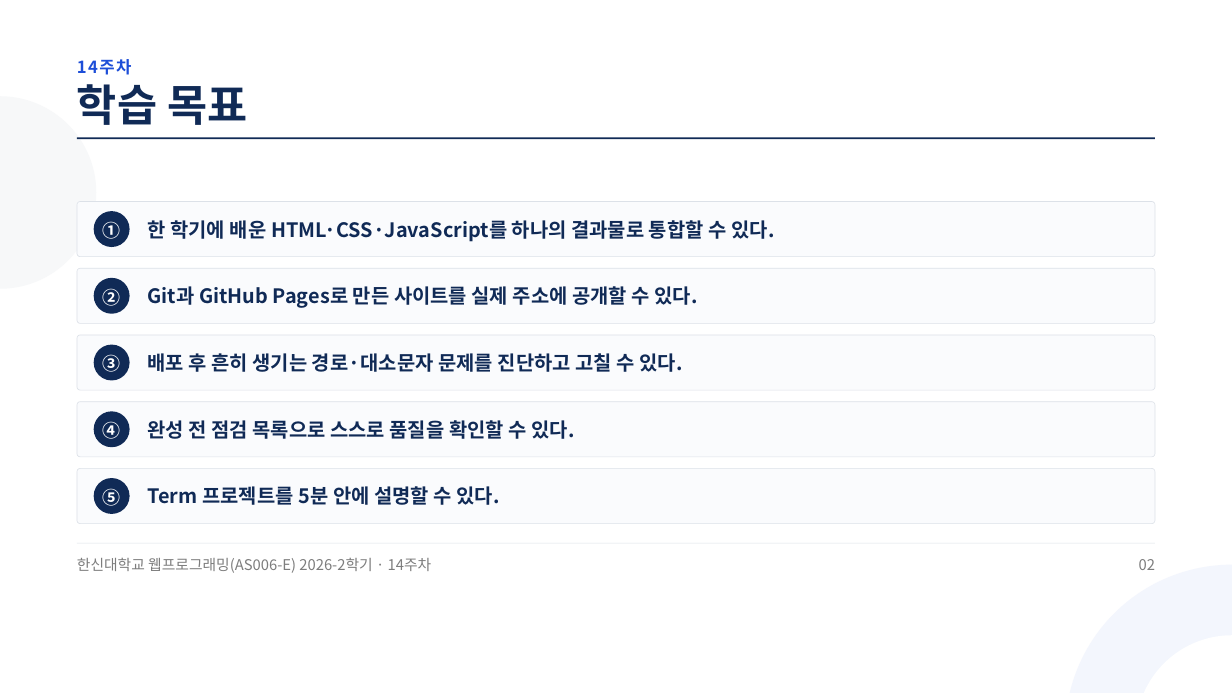
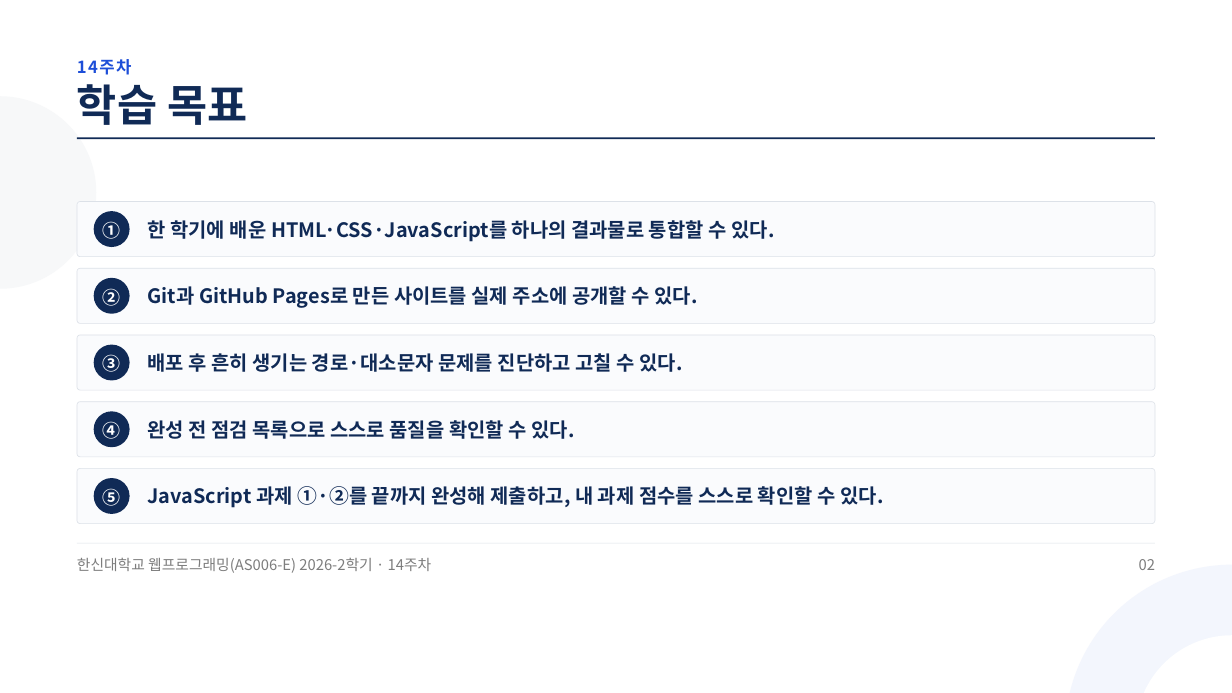
Before and after one commit to jungaistar/materials, a slide deck: slide 2 of hs-web/W14_종합_정리_및_과제_평가.pptx. Drawn at 1232x693 pixels with LibreOffice and Linux fonts; fonts in the diff are those of the drawing. Boxes give left, top, right and bottom in pixels: in the first picture for what was removed or moved away, otherwise in the second. Text is boxed around its words. In the diff, an @@ line names an element or a change of style, - is before the commit and + after.

Commit message:
hs-web 슬라이드 다시 굽기: W14_종합_정리_및_과제_평가.pptx (14주차 JS 과제 마무리 · 15주차 온라인 기말)

```diff
--- a/hs-web/W14_종합_정리_및_과제_평가.pptx
+++ b/hs-web/W14_종합_정리_및_과제_평가.pptx
@@ text at <box>148,486,884,508</box>: text changed @@
-Term 프로젝트를 5분 안에 설명할 수 있다.
+JavaScript 과제 ①·②를 끝까지 완성해 제출하고, 내 과제 점수를 스스로 확인할 수 있다.
```
Also in this commit, not shown: 42 other slides changed, 4 slides added, 2 slides removed.
